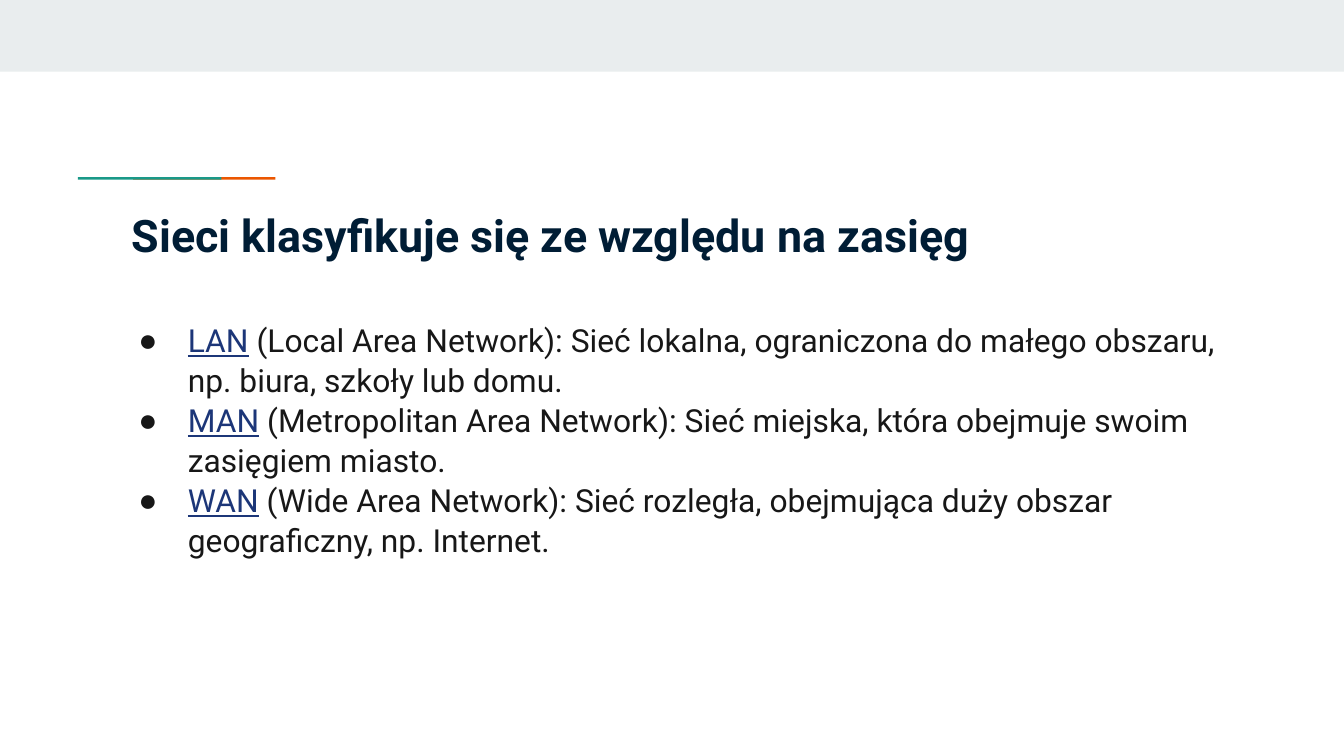
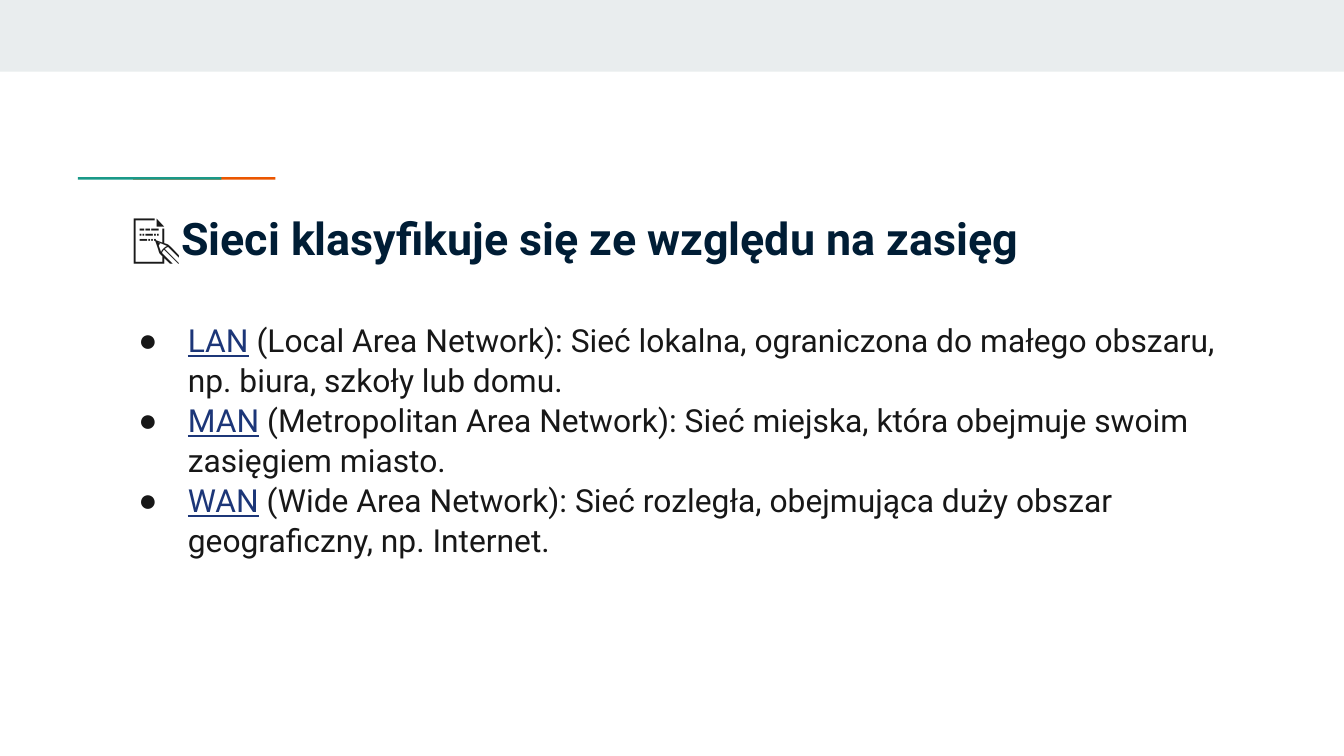
Before and after one commit to KasiaKasia/PRZEDMIOTY, a slide deck: slide 61 of ZASTOSOWANIE_INFORMATYKI/1A-gr_2/Zastosowanie informatyki - 1A gr. 2.pptx. Drawn at 1344x756 pixels with LibreOffice and Linux fonts; fonts in the diff are those of the drawing. Boxes give left, top, right and bottom in pixels: in the first picture for what was removed or moved away, otherwise in the second. Text is boxed around its words. In the diff, an @@ line names an element or a change of style, - is before the commit and + after.

```diff
--- a/ZASTOSOWANIE_INFORMATYKI/1A-gr_2/Zastosowanie informatyki - 1A gr. 2.pptx
+++ b/ZASTOSOWANIE_INFORMATYKI/1A-gr_2/Zastosowanie informatyki - 1A gr. 2.pptx
@@ title at (x1=181, y1=221, x2=1018, y2=265): text changed @@
-Sieci klasyfikuje się ze względu na zasięg
+📝Sieci klasyfikuje się ze względu na zasięg
```
Also in this commit, not shown: 5 other slides changed, 8 slides added, 1 other file.
